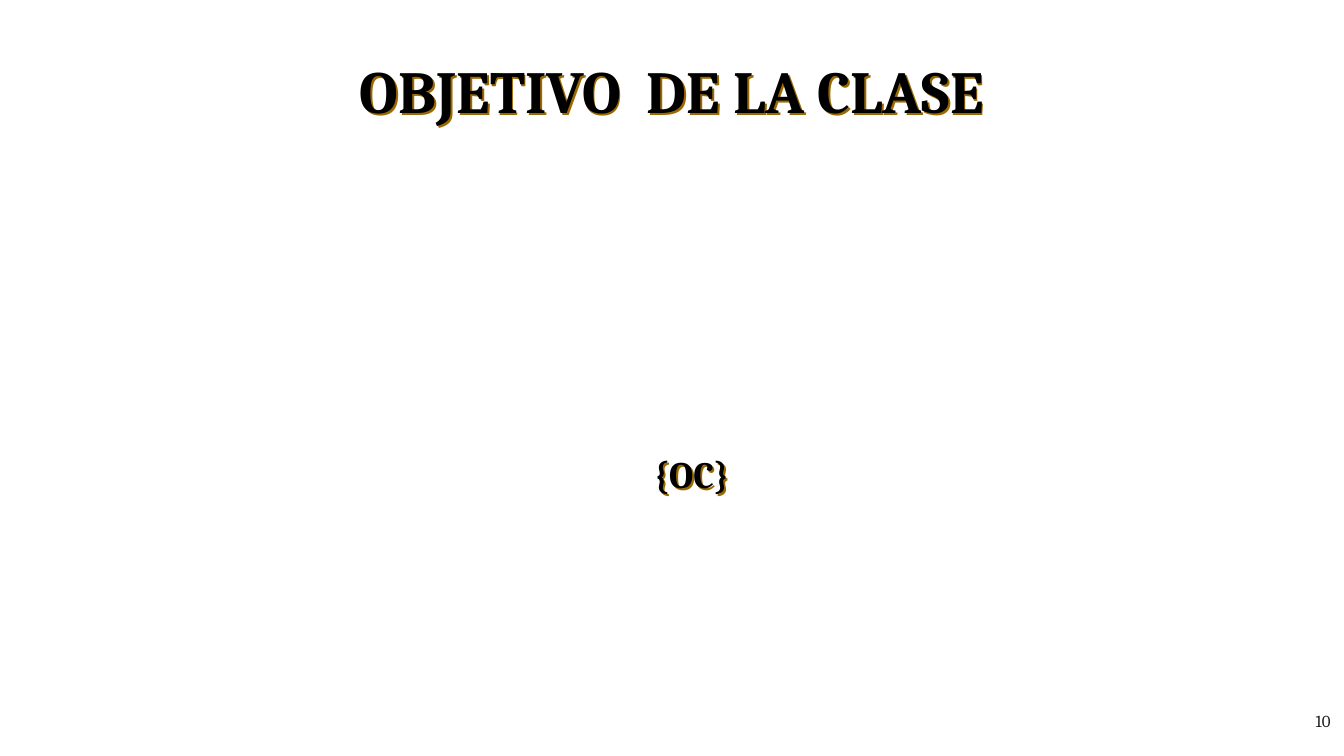
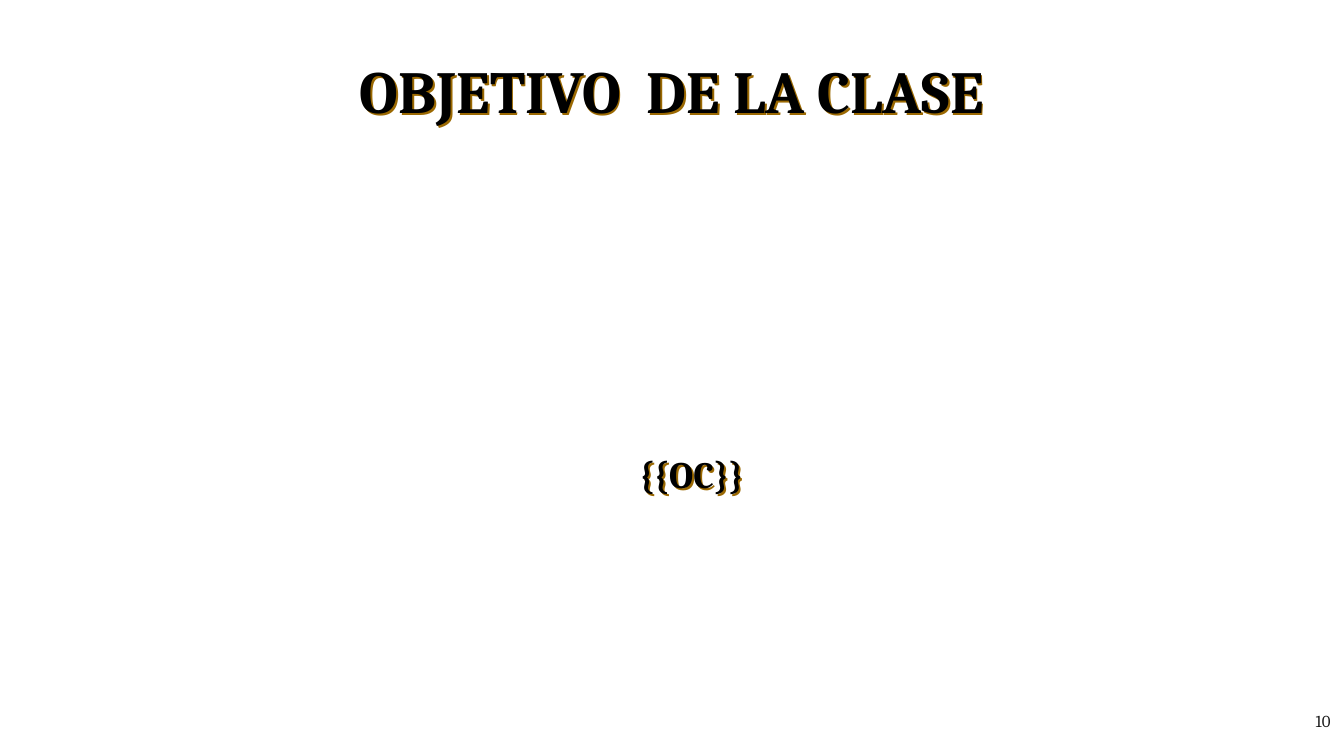
Before and after one commit to rolandomontero/rolux, a slide deck: slide 10 of PLANTILLA_QCA.pptx. Drawn at 1344x756 pixels with LibreOffice and Linux fonts; fonts in the diff are those of the drawing; background and template pictures are left out. Boxes give left, top, right and bottom in pixels: in the first picture for what was removed or moved away, otherwise in the second. Text is boxed around its words. In the diff, an @@ line names an element or a change of style, - is before the commit and + after.

```diff
--- a/PLANTILLA_QCA.pptx
+++ b/PLANTILLA_QCA.pptx
@@ subtitle at <box>640,460,744,496</box>: text changed @@
-{OC}
+{{OC}}
```
Also in this commit, not shown: 2 other slides changed, 6 other files.
